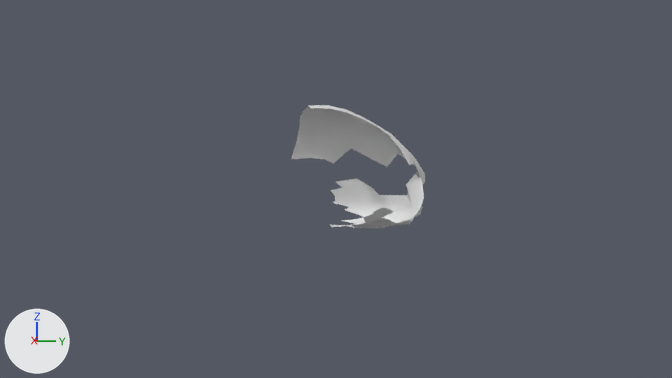
A saved change to the Blender file models/room02/room02.blend.
Before and after are seen from the file's camera 'Camera'. The lights are fixed; the arrows at lower left show +X, +Y and +Z.

The first picture shows 'cavern'.
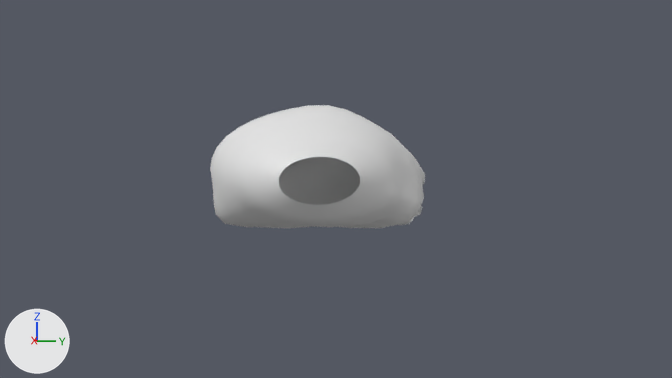
The newer file is also turned or shifted as a whole; pictures and numbers use the older file's frame.

Where the change shows, as pixel boxes (x1, y1, x2, y2) in the pictures (672 x 378 px):
'cavern', modifiers changed (60% wider): before (291, 105, 425, 228); after (210, 105, 425, 228)

Diff of the bpy script that builds the scene:
```diff
--- a/models/room02/room02.blend.py
+++ b/models/room02/room02.blend.py
@@ ob_cavern @@
 _vg.add([109, 110, 140, 141, 142, 172, 173, 174, 203, 204, 205, 206, 234, 235, 236, 237, 238, 266, 267, 268, 269, 280, 281, 282, 283, 284, 285, 286, 287, 298, 299, 300, 301, 302, 303, 304, 305, 312, 313, 314, 315, 316, 317, 318, 319, 331, 332, 333, 334, 335, 336, 337, 344, 345, 346, 347, 348, 349, 350, 351, 363, 364, 365, 366, 367, 368, 369, 376, 377, 378, 379, 380, 381, 382, 383, 395, 396, 397, 398, 399, 400, 401, 408, 409, 410, 411, 412, 413, 414, 415, 427, 428, 429, 430, 431, 432, 433, 440, 441, 442, 443, 444, 445, 447, 460, 461, 462, 463, 464, 465, 472, 473, 474, 475, 477, 478, 479, 494, 495, 496, 497, 509, 510, 511, 527, 528, 529, 542, 543, 617, 618, 619, 620, 621, 622, 623, 624, 625, 626, 627, 628, 629, 630, 631, 632, 633, 634, 635, 636, 637, 638, 639, 640], 1.0, 'REPLACE')
-_m = ob_cavern.modifiers.new('Mask', 'MASK')
-_m.vertex_group = 'Group'
```
